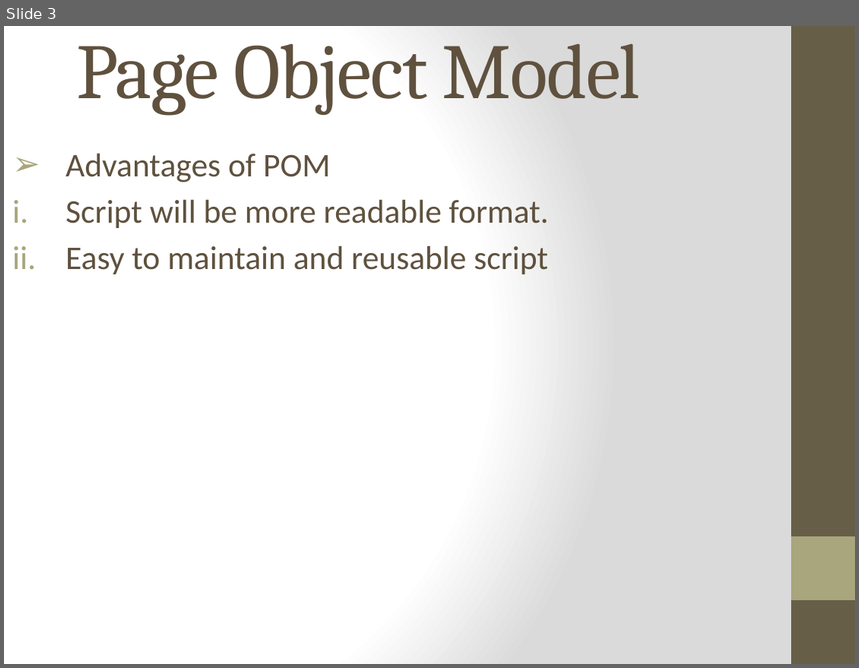
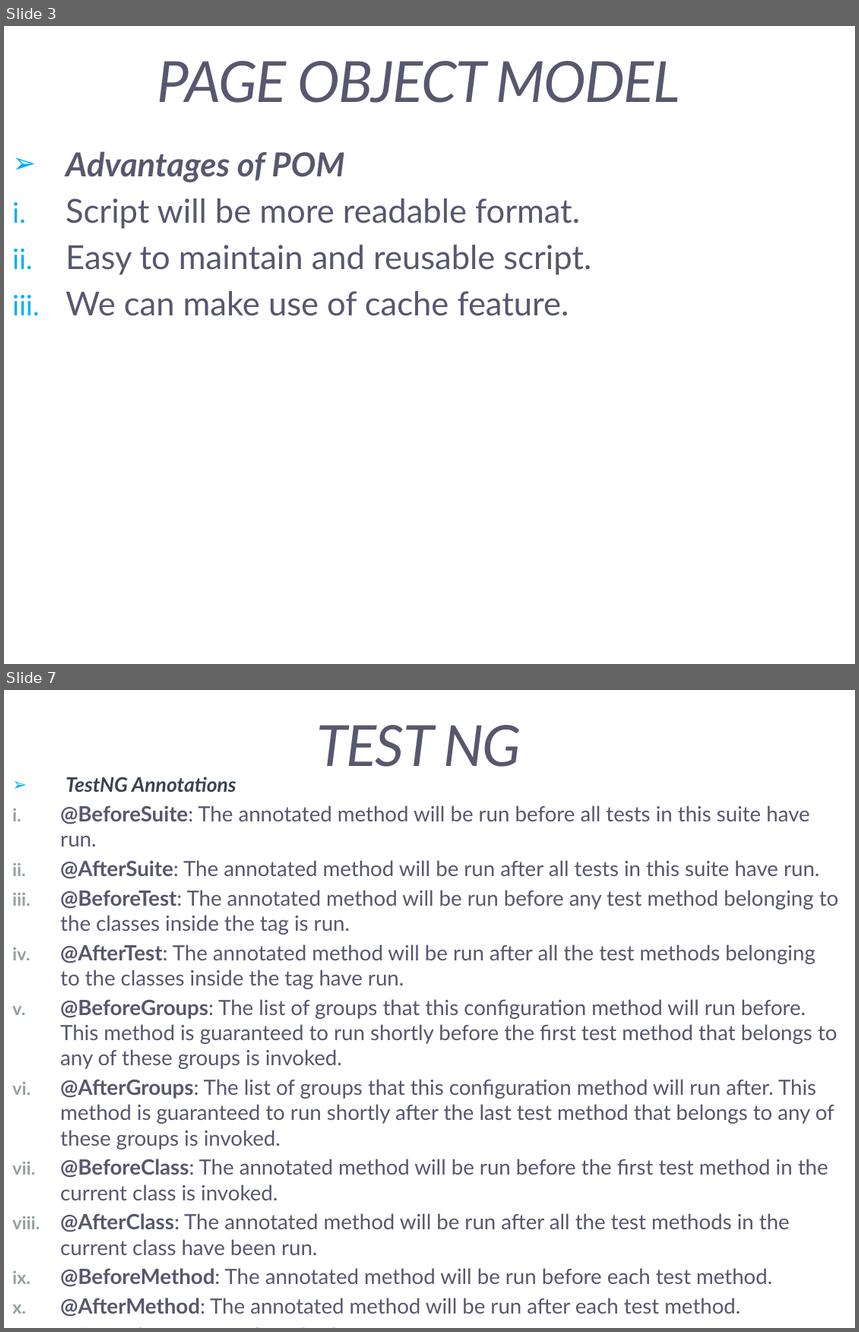
Before and after one commit to Evvans/Selenium-TestNG-Maven-Extent-Report, a slide deck: Page Object Model.pptx. Shown one above the other, each under a label of ours: slide 3 before the commit, slides 3 and 7 after it; the slides between them are not shown. The pictures are 859x668 and 859x1332 pixels, drawn with LibreOffice and Linux fonts; fonts in the diff are those of the drawing. Boxes give left, top, right and bottom in pixels: in the first picture for what was removed or moved away, otherwise in the second. Text is boxed around its words. In the diff, an @@ line names an element or a change of style, - is before the commit and + after.

```diff
--- a/Page Object Model.pptx
+++ b/Page Object Model.pptx
@@ slide 7 added at [4,690,855,1328], background #FFFFFF @@
@@ title added at [316,725,521,767], 48 pt, text #57576E, italic @@
+TEST NG
@@ subtitle added at [60,777,839,1317], 17.8 pt, text #57576E @@
+➢ TestNG Annotations
+i. @BeforeSuite: The annotated method will be run before all tests in this suite have run.
+ii. @AfterSuite: The annotated method will be run after all tests in this suite have run.
+iii. @BeforeTest: The annotated method will be run before any test method belonging to the classes inside the tag is run.
+iv. @AfterTest: The annotated method will be run after all the test methods belonging to the classes inside the tag have run.
+v. @BeforeGroups: The list of groups that this configuration method will run before. This method is guaranteed to run shortly before the first test method that belongs to any of these groups is invoked.
+vi. @AfterGroups: The list of groups that this configuration method will run after. This method is guaranteed to run shortly after the last test method that belongs to any of these groups is invoked.
+vii. @BeforeClass: The annotated method will be run before the first test method in the current class is invoked.
+viii. @AfterClass: The annotated method will be run after all the test methods in the current class have been run.
+ix. @BeforeMethod: The annotated method will be run before each test method.
+x. @AfterMethod: The annotated method will be run after each test method.
+xi. @Test: The annotated method is a part of a test case
+Source:-http://testng.org
@@ slide 3 changed as well @@
@@ background gradient #FFFFFF to #DADADA to #FFFFFF @@
@@ rectangle removed at [791,26,855,664] @@
@@ title at [158,61,680,103]: text changed; size 66 to 48 pt; font Cambria to Lato; text colour #5F513E to #57576E; italic on @@
-Page Object Model
+PAGE OBJECT MODEL
@@ subtitle at [66,151,580,229]: font Calibri to Lato, text colour #5F513E to #57576E in "Advantages of POM", "Script will be more readable format."; bold on, italic on in "Advantages of POM"; bullet colour #A9A57C to #00B0F0 @@
@@ subtitle at [66,245,591,316]: text changed; font Calibri to Lato; text colour #5F513E to #57576E @@
-ii. Easy to maintain and reusable script
+ii. Easy to maintain and reusable script.
+iii. We can make use of cache feature.
@@ rectangle removed at [791,537,855,601] @@
```
Also in this commit, not shown: 2 other slides changed, 3 other slides added, 26 other files.
